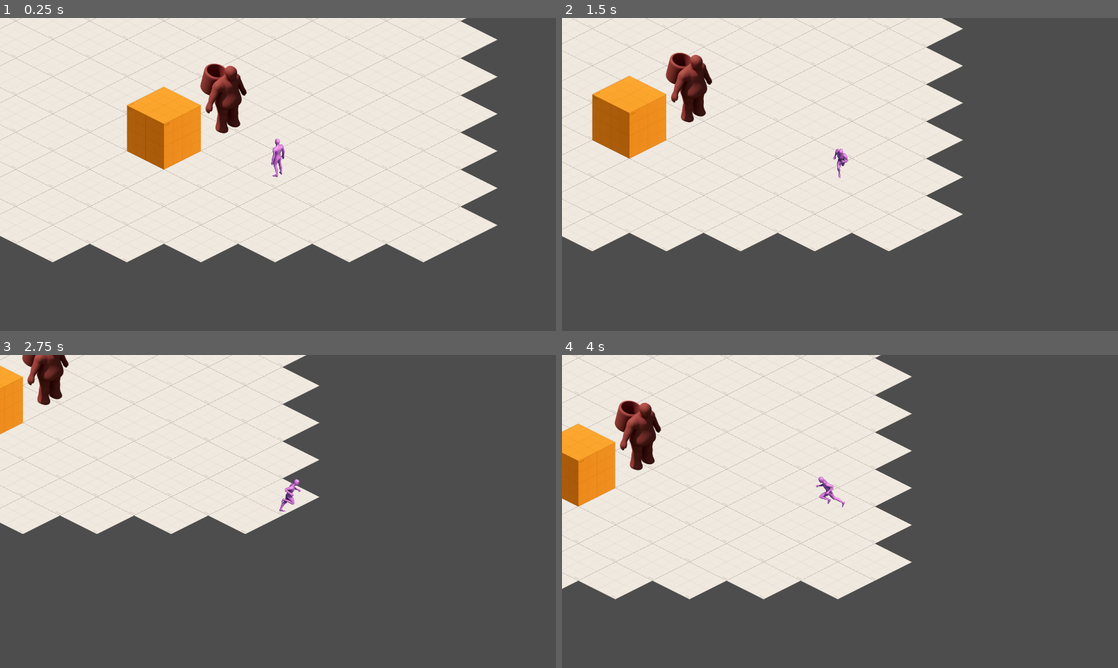
Above: before the commit, frames 1-4 (two rows, left to right).
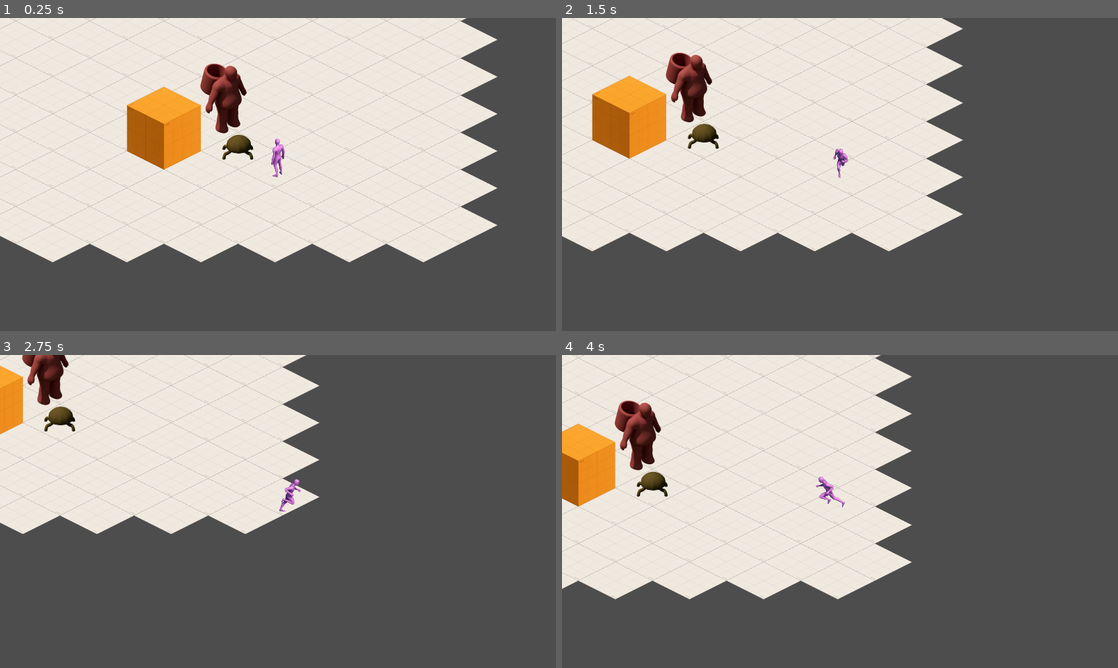
Above: after the commit, the same moments.

Repository: bradlycarpenter/Project-H-Phase-2
Game: Godot game, scene res://levels/test-levels/test-movement/scene/test_movement.tscn
Same seed, same stepped clock (60 frames per second), same inputs: the game is played once before the commit and once after it. This scene is started directly instead of the project's main scene.
Inputs:
- Up to frame 1 (0.25 s): no input
- Up to frame 2 (1.5 s): tap Enter at 0.5 s; hold D (move_right) 0.53-1.28 s; hold S (move_down) from 1.28 s (still down)
- Up to frame 3 (2.75 s): release S (move_down) at 2.03 s; hold D (move_right) from 2.03 s (still down)
- Up to frame 4 (4 s): release D (move_right) at 2.78 s; hold W (move_up) 2.78-3.53 s; hold A (move_left) from 3.53 s (still down)

The runs differ from the first frame. In frame 1, 0.3% of the frame differs, in the area x 40-46%, y 37-46%; in frame 2, 0.3%; in frame 3, 0.3%, in the area x 7-14%, y 16-25%; in frame 4, 0.3%.

Commit message:
add/lil-bug-dude
- added animated sprite
- added to test movement scene

Diff:
--- /dev/null
+++ b/actors/test-actors/mobs/lil-bug-dude/scene/lil_big_dude.tscn
@@ -0,0 +1,21 @@
+[gd_scene load_steps=3 format=3 uid="uid://cqvxh5447vbat"]
+
+[ext_resource type="Texture2D" uid="uid://bjyjtdawksvew" path="res://actors/test-actors/mobs/lil-bug-dude/art/lil-bug-dude-sprites/idle/S_LBDude_Idle0.png" id="1_6jw0v"]
+
+[sub_resource type="SpriteFrames" id="SpriteFrames_l74i6"]
+animations = [{
+"frames": [{
+"duration": 1.0,
+"texture": ExtResource("1_6jw0v")
+}],
+"loop": true,
+"name": &"idle_S",
+"speed": 5.0
+}]
+
+[node name="LilBigDude" type="CharacterBody2D"]
+
+[node name="AnimatedSprite2D" type="AnimatedSprite2D" parent="."]
+sprite_frames = SubResource("SpriteFrames_l74i6")
+animation = &"idle_S"
+offset = Vector2(0, -149.105)
--- a/levels/test-levels/test-movement/scene/test_movement.tscn
+++ b/levels/test-levels/test-movement/scene/test_movement.tscn
@@ -1,8 +1,9 @@
-[gd_scene load_steps=4 format=3 uid="uid://0agxbu5fs0un"]
+[gd_scene load_steps=5 format=3 uid="uid://0agxbu5fs0un"]
 
 [ext_resource type="PackedScene" uid="uid://doni0bvvnv340" path="res://levels/test-levels/test-level-example/scene/test_level_example.tscn" id="1_txsrg"]
 [ext_resource type="PackedScene" uid="uid://pkjcgg5vj0an" path="res://actors/test-actors/player/test-player/scene/test_character.tscn" id="2_7ijcs"]
 [ext_resource type="PackedScene" uid="uid://c8scj65v8kx6s" path="res://actors/test-actors/mobs/rock-thrower/scene/mob_rock_thrower.tscn" id="3_si1bv"]
+[ext_resource type="PackedScene" uid="uid://cqvxh5447vbat" path="res://actors/test-actors/mobs/lil-bug-dude/scene/lil_big_dude.tscn" id="4_brs7s"]
 
 [node name="TestMovement" type="Node2D"]
 y_sort_enabled = true
@@ -17,3 +18,6 @@
 
 [node name="MobRockThrower" parent="." instance=ExtResource("3_si1bv")]
 position = Vector2(1113, 746)
+
+[node name="LilBigDude" parent="." instance=ExtResource("4_brs7s")]
+position = Vector2(1151, 825)
Binary file added: actors/test-actors/mobs/lil-bug-dude/art/lil-bug-dude-sprites/idle/E_LBDude_Idle0.png
Not shown, added: actors/test-actors/mobs/lil-bug-dude/art/lil-bug-dude-sprites/idle/E_LBDude_Idle0.png.import
Binary file added: actors/test-actors/mobs/lil-bug-dude/art/lil-bug-dude-sprites/idle/NE_LBDude_Idle0.png
Not shown, added: actors/test-actors/mobs/lil-bug-dude/art/lil-bug-dude-sprites/idle/NE_LBDude_Idle0.png.import
Binary file added: actors/test-actors/mobs/lil-bug-dude/art/lil-bug-dude-sprites/idle/NW_LBDude_Idle0.png
Not shown, added: actors/test-actors/mobs/lil-bug-dude/art/lil-bug-dude-sprites/idle/NW_LBDude_Idle0.png.import
Binary file added: actors/test-actors/mobs/lil-bug-dude/art/lil-bug-dude-sprites/idle/N_LBDude_Idle0.png
Not shown, added: actors/test-actors/mobs/lil-bug-dude/art/lil-bug-dude-sprites/idle/N_LBDude_Idle0.png.import
Binary file added: actors/test-actors/mobs/lil-bug-dude/art/lil-bug-dude-sprites/idle/SE_LBDude_Idle0.png
Not shown, added: actors/test-actors/mobs/lil-bug-dude/art/lil-bug-dude-sprites/idle/SE_LBDude_Idle0.png.import
Binary file added: actors/test-actors/mobs/lil-bug-dude/art/lil-bug-dude-sprites/idle/SW_LBDude_Idle0.png
Not shown, added: actors/test-actors/mobs/lil-bug-dude/art/lil-bug-dude-sprites/idle/SW_LBDude_Idle0.png.import
(and 2 more such lines)
